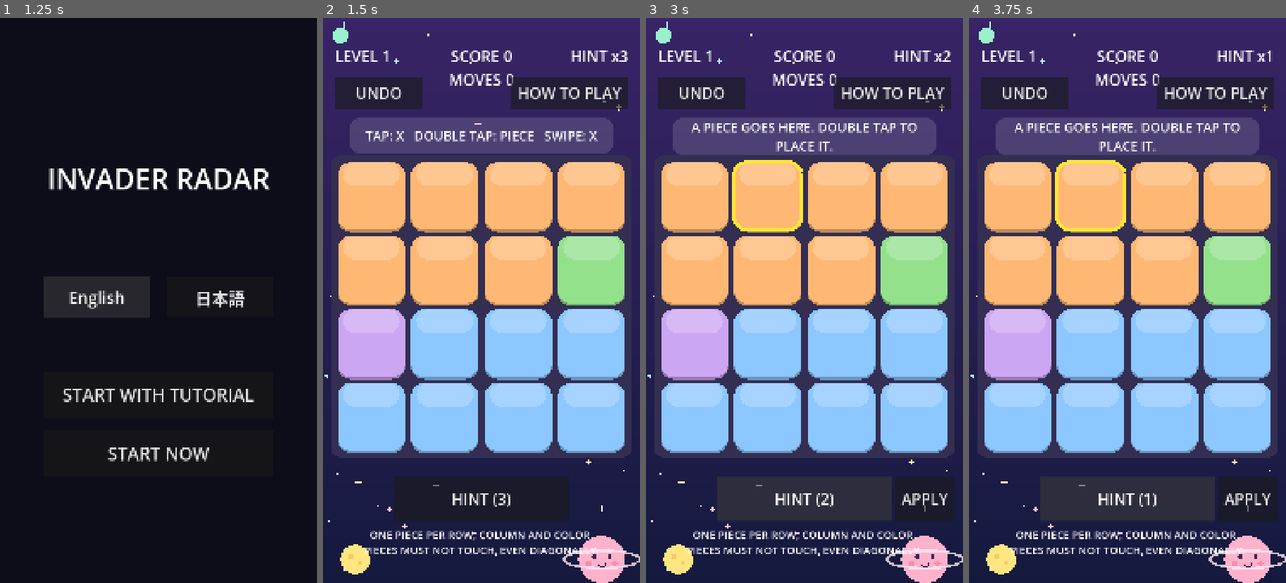
Above: before the commit, frames 1-4 (left to right).
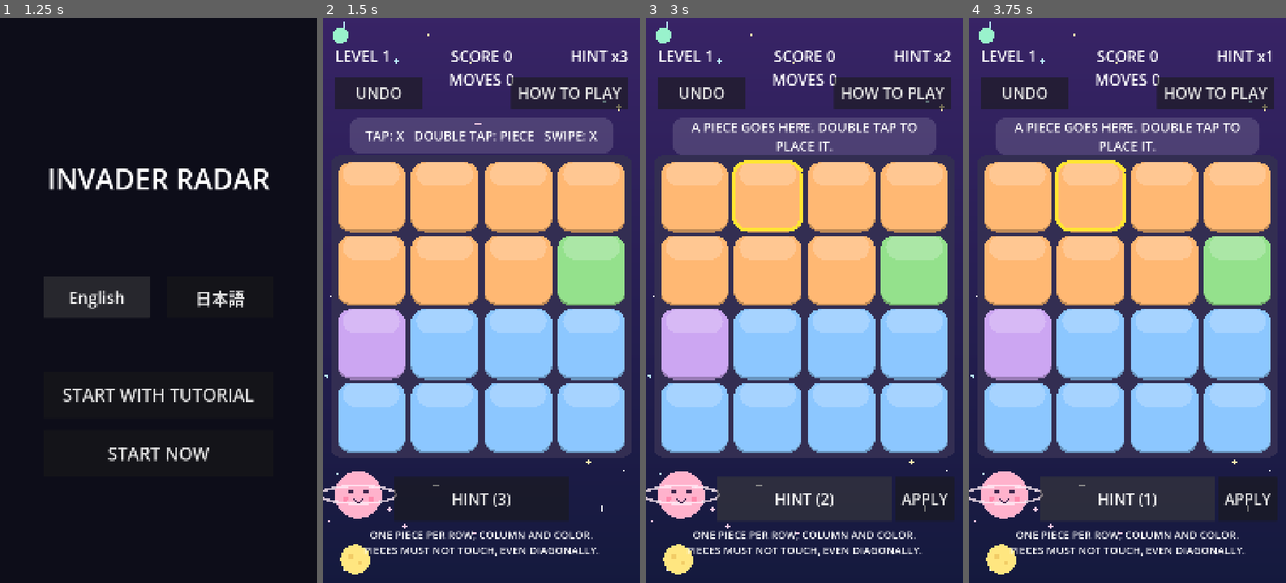
Above: after the commit, the same moments.

Repository: hidekig1001-cell/invader-radar
Game: Godot game, scene res://scenes/app.tscn
Same seed, same stepped clock (60 frames per second), same inputs: the game is played once before the commit and once after it.
Inputs:
- Up to frame 1 (1.25 s): click "English" at 0.5 s
- Up to frame 2 (1.5 s): click "START NOW" at 1.25 s
- Up to frame 3 (3 s): click "UNDO" at 2 s; click "HINT (3)" at 2.75 s
- Up to frame 4 (3.75 s): click "HINT (2)" at 3.5 s

Frame 1 is identical in both runs. In frame 2, 2.1% of the frame differs, in the area x 0-100%, y 80-100%; in frame 3, 2.1%; in frame 4, 2.1%.

Commit message:
CR-1029: 右下の惑星をルールの文と重ならない場所にずらす
improve runner が生成（実装: qwen3.8-flashnext-strata-v100、テスト: qwen3.8-flashnext-strata-v100）。run: 20261016-1238-CR-1029

Diff:
--- a/scenes/space_bg.gd
+++ b/scenes/space_bg.gd
@@ -28,7 +28,7 @@
 func planet_list() -> Array:
 	return [
 		{
-			"pos": Vector2(950, 1840),
+			"pos": Vector2(120, 1620),
 			"radius": 80.0,
 			"color": Color(1.0, 0.70, 0.80)
 		},
--- a/test/cr/test_cr_1024.gd
+++ b/test/cr/test_cr_1024.gd
@@ -47,15 +47,54 @@
 	var b = autofree(SpaceBg.new())
 	var planets = b.planet_list()
 	assert_eq(planets.size(), 3)
-	assert_true(planets[0]["pos"].is_equal_approx(Vector2(950, 1840)))
+
+	# 1. Check new position and radius for the first planet
+	assert_true(planets[0]["pos"].is_equal_approx(Vector2(120, 1620)))
 	assert_almost_eq(planets[0]["radius"], 80.0, 0.0001)
 	assert_true(planets[0]["color"].is_equal_approx(Color(1.0, 0.70, 0.80)))
+
+	# Check other planets remain unchanged
 	assert_true(planets[1]["pos"].is_equal_approx(Vector2(110, 1840)))
 	assert_almost_eq(planets[1]["radius"], 50.0, 0.0001)
 	assert_true(planets[1]["color"].is_equal_approx(Color(1.0, 0.90, 0.50)))
 	assert_true(planets[2]["pos"].is_equal_approx(Vector2(60, 60)))
 	assert_almost_eq(planets[2]["radius"], 26.0, 0.0001)
 	assert_true(planets[2]["color"].is_equal_approx(Color(0.60, 0.95, 0.80)))
+
+	# Helper to check circle-rect intersection (distance from center to closest point on rect > radius)
+	var p0_pos = planets[0]["pos"]
+	var p0_radius = planets[0]["radius"]
+
+	# 2. Check no overlap with rules_label Rect2(54, 1730, 972, 140)
+	var rules_rect = Rect2(54, 1730, 972, 140)
+	var closest_x = clamp(p0_pos.x, rules_rect.position.x, rules_rect.end.x)
+	var closest_y = clamp(p0_pos.y, rules_rect.position.y, rules_rect.end.y)
+	var dist_to_rules = p0_pos.distance_to(Vector2(closest_x, closest_y))
+	assert_true(dist_to_rules > p0_radius)
+
+	# 3. Check no overlap with board AREA Rect2(40, 480, 1000, 1000)
+	var area_rect = Rect2(40, 480, 1000, 1000)
+	closest_x = clamp(p0_pos.x, area_rect.position.x, area_rect.end.x)
+	closest_y = clamp(p0_pos.y, area_rect.position.y, area_rect.end.y)
+	var dist_to_area = p0_pos.distance_to(Vector2(closest_x, closest_y))
+	assert_true(dist_to_area > p0_radius)
+
+	# 4. Check no overlap with HINT button Rect2(240, 1560, 600, 150)
+	var hint_rect = Rect2(240, 1560, 600, 150)
+	closest_x = clamp(p0_pos.x, hint_rect.position.x, hint_rect.end.x)
+	closest_y = clamp(p0_pos.y, hint_rect.position.y, hint_rect.end.y)
+	var dist_to_hint = p0_pos.distance_to(Vector2(closest_x, closest_y))
+	assert_true(dist_to_hint > p0_radius)
+
+	# 5. Check no overlap with planet_list()[1] (center Vector2(110, 1840), radius 50)
+	var p1_pos = planets[1]["pos"]
+	var p1_radius = planets[1]["radius"]
+	var dist_between_planets = p0_pos.distance_to(p1_pos)
+	assert_true(dist_between_planets > (p0_radius + p1_radius))
+
+	# 6. Check planet is within screen bounds Rect2(0, 0, 1080, 1920)
+	var screen_rect = Rect2(0, 0, 1080, 1920)
+	assert_true(screen_rect.encloses(Rect2(p0_pos.x - p0_radius, p0_pos.y - p0_radius, p0_radius * 2, p0_radius * 2)))
 
 
 func test_main_scene_has_space_bg() -> void:
--- /dev/null
+++ b/test/cr/test_cr_1029.gd
@@ -0,0 +1,128 @@
+extends GutTest
+
+const SpaceBgScript = preload("res://scenes/space_bg.gd")
+
+func _get_planet_list() -> Array:
+	var bg = SpaceBgScript.new()
+	return bg.planet_list()
+
+## CHECK: 1
+func test_cr_1029_planet_pos_and_radius() -> void:
+	var planets = _get_planet_list()
+	assert_eq(planets.size(), 3, "planet_list should have 3 planets")
+	var p0 = planets[0]
+	assert_eq(p0["pos"], Vector2(120, 1620), "First planet pos should be (120, 1620)")
+	assert_eq(p0["radius"], 80.0, "First planet radius should be 80.0")
+
+## CHECK: 2
+func test_cr_1029_planet_not_overlap_rules_label() -> void:
+	var planets = _get_planet_list()
+	assert_true(planets.size() > 0, "planet_list must not be empty")
+	var p0 = planets[0]
+	var center: Vector2 = p0["pos"]
+	var radius: float = p0["radius"]
+
+	# rules_label rect: x 54~1026, y 1730~1870 -> Rect2(54, 1730, 972, 140)
+	var rules_rect = Rect2(54, 1730, 972, 140)
+
+	# Check if circle overlaps rect
+	# Find closest point on rect to center
+	var closest_x = clamp(center.x, rules_rect.position.x, rules_rect.end.x)
+	var closest_y = clamp(center.y, rules_rect.position.y, rules_rect.end.y)
+	var closest_point = Vector2(closest_x, closest_y)
+
+	var dist_sq = center.distance_squared_to(closest_point)
+	assert_true(dist_sq > radius * radius, "Planet should not overlap rules_label")
+
+## CHECK: 3
+func test_cr_1029_planet_not_overlap_board_area() -> void:
+	var planets = _get_planet_list()
+	assert_true(planets.size() > 0, "planet_list must not be empty")
+	var p0 = planets[0]
+	var center: Vector2 = p0["pos"]
+	var radius: float = p0["radius"]
+
+	# Verify the planet is actually at the expected position to ensure we are testing the right thing
+	assert_eq(center, Vector2(120, 1620), "Planet pos must be (120, 1620) for this check")
+	assert_eq(radius, 80.0, "Planet radius must be 80.0 for this check")
+
+	# Board AREA rect: x 40~1040, y 480~1480 -> Rect2(40, 480, 1000, 1000)
+	var area_rect = Rect2(40, 480, 1000, 1000)
+
+	# Find closest point on rect to center
+	var closest_x = clamp(center.x, area_rect.position.x, area_rect.end.x)
+	var closest_y = clamp(center.y, area_rect.position.y, area_rect.end.y)
+	var closest_point = Vector2(closest_x, closest_y)
+
+	var dist_sq = center.distance_squared_to(closest_point)
+	assert_true(dist_sq > radius * radius, "Planet should not overlap board AREA")
+
+## CHECK: 4
+func test_cr_1029_planet_not_overlap_hint_button() -> void:
+	var planets = _get_planet_list()
+	assert_true(planets.size() > 0, "planet_list must not be empty")
+	var p0 = planets[0]
+	var center: Vector2 = p0["pos"]
+	var radius: float = p0["radius"]
+
+	# Verify the planet is actually at the expected position to ensure we are testing the right thing
+	assert_eq(center, Vector2(120, 1620), "Planet pos must be (120, 1620) for this check")
+	assert_eq(radius, 80.0, "Planet radius must be 80.0 for this check")
+
+	# HINT button rect: x 240~840, y 1560~1710 -> Rect2(240, 1560, 600, 150)
+	var hint_rect = Rect2(240, 1560, 600, 150)
+
+	# Find closest point on rect to center
+	var closest_x = clamp(center.x, hint_rect.position.x, hint_rect.end.x)
+	var closest_y = clamp(center.y, hint_rect.position.y, hint_rect.end.y)
+	var closest_point = Vector2(closest_x, closest_y)
+
+	var dist_sq = center.distance_squared_to(closest_point)
+	assert_true(dist_sq > radius * radius, "Planet should not overlap HINT button")
+
+## CHECK: 5
+func test_cr_1029_planet_not_overlap_second_planet() -> void:
+	var planets = _get_planet_list()
+	assert_true(planets.size() > 1, "planet_list must have at least 2 planets")
+	var p0 = planets[0]
+	var p1 = planets[1]
+
+	var center0: Vector2 = p0["pos"]
+	var radius0: float = p0["radius"]
+	var center1: Vector2 = p1["pos"]
+	var radius1: float = p1["radius"]
+
+	# Verify the first planet is at the expected position
+	assert_eq(center0, Vector2(120, 1620), "First planet pos must be (120, 1620) for this check")
+	assert_eq(radius0, 80.0, "First planet radius must be 80.0 for this check")
+
+	var dist_sq = center0.distance_squared_to(center1)
+	var min_dist = radius0 + radius1
+
+	assert_true(dist_sq > min_dist * min_dist, "First planet should not overlap second planet")
+
+## CHECK: 6
+func test_cr_1029_planet_fits_screen() -> void:
+	var planets = _get_planet_list()
+	assert_true(planets.size() > 0, "planet_list must not be empty")
+	var p0 = planets[0]
+	var center: Vector2 = p0["pos"]
+	var radius: float = p0["radius"]
+
+	# Verify the planet is actually at the expected position to ensure we are testing the right thing
+	assert_eq(center, Vector2(120, 1620), "Planet pos must be (120, 1620) for this check")
+	assert_eq(radius, 80.0, "Planet radius must be 80.0 for this check")
+
+	# Screen rect: 0,0 to 1080,1920
+	var screen_rect = Rect2(0, 0, 1080, 1920)
+
+	# Calculate bounding box of the planet
+	var left = center.x - radius
+	var right = center.x + radius
+	var top = center.y - radius
+	var bottom = center.y + radius
+
+	assert_true(left >= screen_rect.position.x, "Planet left edge should be within screen")
+	assert_true(right <= screen_rect.end.x, "Planet right edge should be within screen")
+	assert_true(top >= screen_rect.position.y, "Planet top edge should be within screen")
+	assert_true(bottom <= screen_rect.end.y, "Planet bottom edge should be within screen")
Not shown, added: scenes/space_bg.gd.uid
Not shown, added: test/cr/test_cr_1024.gd.uid
